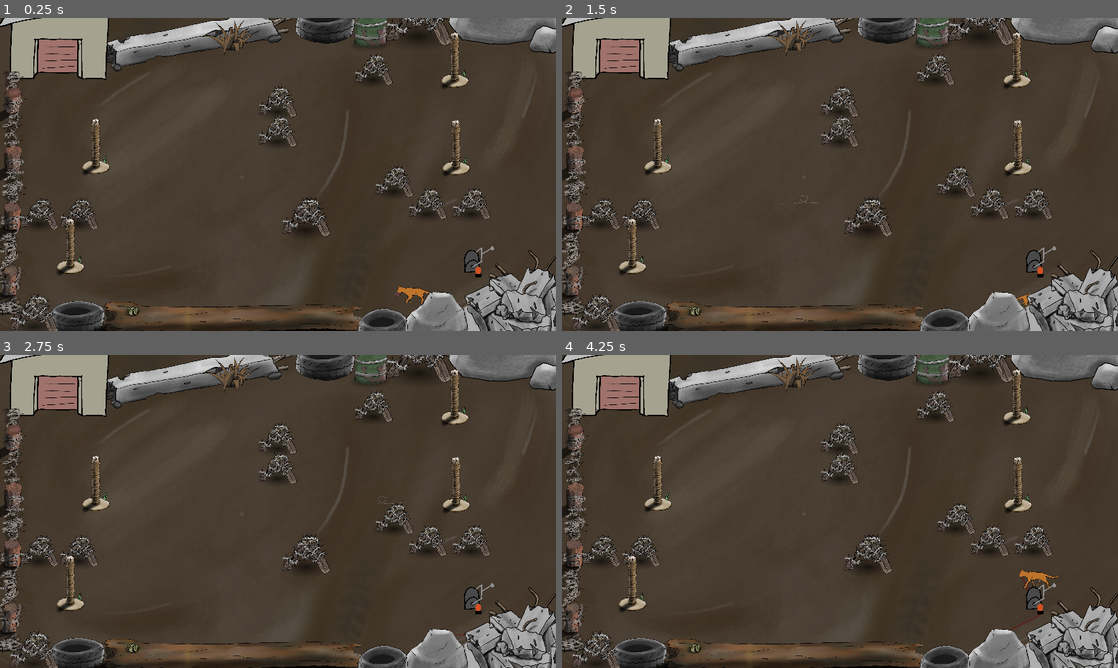
Above: before the commit, frames 1-4 (two rows, left to right).
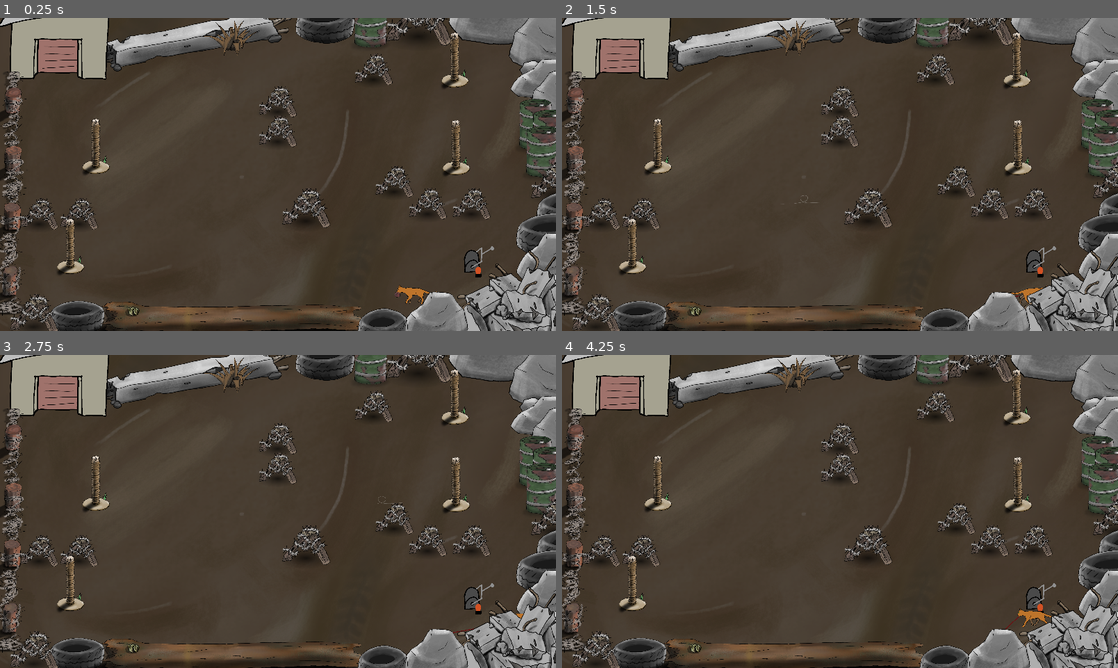
Above: after the commit, the same moments.

Repository: Flodurs/Godotwildjam63
Game: Godot game, scene res://szenen/Levels/level_3.tscn
Same seed, same stepped clock (60 frames per second), same inputs: the game is played once before the commit and once after it. This scene is started directly instead of the project's main scene.
Inputs:
- Up to frame 1 (0.25 s): no input
- Up to frame 2 (1.5 s): tap Enter at 0.5 s; hold D (mRight) 0.53-1.28 s; tap E (Interaktion) at 0.6, 1.35 s; hold S (mDown) from 1.28 s (still down)
- Up to frame 3 (2.75 s): release S (mDown) at 2.03 s; hold D (mRight) from 2.03 s (still down); tap E (Interaktion) at 2.1 s
- Up to frame 4 (4.25 s): tap Space at 2.75 s; release D (mRight) at 2.78 s; hold W (mUp) 2.78-3.53 s; tap E (Interaktion) at 2.85, 3.6 s; hold A (mLeft) from 3.53 s (still down)

The runs differ from the first frame. In frame 1, 4.4% of the frame differs, in the area x 50-100%, y 0-90%; in frame 2, 4.5%; in frame 3, 4.5%; in frame 4, 4.8%.

Commit message:
lellel trois

Diff:
--- a/szenen/Levels/level_3.tscn
+++ b/szenen/Levels/level_3.tscn
@@ -64,52 +64,92 @@
 [node name="LongConcrete" parent="Objects" index="9" instance=ExtResource("5_8gorb")]
 position = Vector2(-367, -747)
 
-[node name="Reifen" parent="Objects" index="10" instance=ExtResource("6_8yxf8")]
+[node name="LongConcrete2" parent="Objects" index="10" instance=ExtResource("5_8gorb")]
+position = Vector2(1624, 565)
+
+[node name="Reifen" parent="Objects" index="11" instance=ExtResource("6_8yxf8")]
 position = Vector2(252, -753)
 scale = Vector2(0.560002, 0.560002)
 
-[node name="Rock" parent="Objects" index="11" instance=ExtResource("7_nfqqg")]
+[node name="Rock" parent="Objects" index="12" instance=ExtResource("7_nfqqg")]
 position = Vector2(1264, -754)
 
-[node name="StaticBody2D" parent="Objects" index="12" instance=ExtResource("8_1wlac")]
+[node name="Rock3" parent="Objects" index="13" instance=ExtResource("7_nfqqg")]
+position = Vector2(1473, -582)
+scale = Vector2(-0.76, 0.64)
+
+[node name="Rock4" parent="Objects" index="14" instance=ExtResource("7_nfqqg")]
+position = Vector2(1436, -431)
+scale = Vector2(0.56, 0.4)
+
+[node name="Rock5" parent="Objects" index="15" instance=ExtResource("7_nfqqg")]
+position = Vector2(1557, -283)
+scale = Vector2(-0.700155, 0.606329)
+
+[node name="StaticBody2D" parent="Objects" index="16" instance=ExtResource("8_1wlac")]
 position = Vector2(491, -703)
 
-[node name="Spiked_barricade9" parent="Objects" index="13" instance=ExtResource("3_cm6be")]
+[node name="StaticBody2D2" parent="Objects" index="17" instance=ExtResource("8_1wlac")]
+position = Vector2(1366, -158)
+
+[node name="StaticBody2D3" parent="Objects" index="18" instance=ExtResource("8_1wlac")]
+position = Vector2(1437, -101)
+
+[node name="StaticBody2D4" parent="Objects" index="19" instance=ExtResource("8_1wlac")]
+position = Vector2(1403, -14)
+
+[node name="Spiked_barricade9" parent="Objects" index="20" instance=ExtResource("3_cm6be")]
 position = Vector2(750, -736)
 scale = Vector2(0.760001, 0.760001)
 
-[node name="stachelzaun" parent="Objects" index="14" instance=ExtResource("9_8dneq")]
+[node name="stachelzaun" parent="Objects" index="21" instance=ExtResource("9_8dneq")]
 position = Vector2(-1402, 105)
 scale = Vector2(0.435531, 0.435531)
 
-[node name="Spiked_barricade10" parent="Objects" index="15" instance=ExtResource("3_cm6be")]
+[node name="Spiked_barricade10" parent="Objects" index="22" instance=ExtResource("3_cm6be")]
 position = Vector2(-1295, 807)
 scale = Vector2(0.560001, 0.560001)
 
-[node name="Spiked_barricade11" parent="Objects" index="16" instance=ExtResource("3_cm6be")]
-position = Vector2(151, 292)
+[node name="Spiked_barricade11" parent="Objects" index="23" instance=ExtResource("3_cm6be")]
+position = Vector2(151, 245)
 scale = Vector2(0.560001, 0.560001)
 
-[node name="Baumstamm" parent="Objects" index="17" instance=ExtResource("10_x2eoi")]
+[node name="Spiked_barricade12" parent="Objects" index="24" instance=ExtResource("3_cm6be")]
+position = Vector2(1473, 104)
+scale = Vector2(0.560001, 0.560001)
+
+[node name="Baumstamm" parent="Objects" index="25" instance=ExtResource("10_x2eoi")]
 position = Vector2(-198, 817)
 rotation = -0.00781969
 scale = Vector2(0.52, 0.52)
 
-[node name="Reifen2" parent="Objects" index="18" instance=ExtResource("6_8yxf8")]
+[node name="Reifen2" parent="Objects" index="26" instance=ExtResource("6_8yxf8")]
 position = Vector2(-1066, 797)
 scale = Vector2(0.52, 0.52)
 
-[node name="ConcretePile" parent="Objects" index="19" instance=ExtResource("11_viv8q")]
+[node name="ConcretePile" parent="Objects" index="27" instance=ExtResource("11_viv8q")]
 position = Vector2(1255, 824)
 rotation = -0.00781969
 scale = Vector2(0.960299, 0.960299)
 
-[node name="Reifen3" parent="Objects" index="20" instance=ExtResource("6_8yxf8")]
+[node name="Reifen3" parent="Objects" index="28" instance=ExtResource("6_8yxf8")]
 position = Vector2(558, 879)
 scale = Vector2(0.47409, 0.692916)
 
-[node name="Rock2" parent="Objects" index="21" instance=ExtResource("7_nfqqg")]
+[node name="Reifen4" parent="Objects" index="29" instance=ExtResource("6_8yxf8")]
+position = Vector2(1564, 253)
+scale = Vector2(0.674089, 0.692916)
+
+[node name="Reifen5" parent="Objects" index="30" instance=ExtResource("6_8yxf8")]
+position = Vector2(1456, 374)
+scale = Vector2(0.674089, 0.692916)
+
+[node name="Rock2" parent="Objects" index="31" instance=ExtResource("7_nfqqg")]
 position = Vector2(841, 858)
+scale = Vector2(0.52, 0.52)
+
+[node name="Rock6" parent="Objects" index="32" instance=ExtResource("7_nfqqg")]
+position = Vector2(1453, 545)
 scale = Vector2(0.52, 0.52)
 
 [node name="Pillar" parent="Pillars" index="0" instance=ExtResource("4_imssc")]
--- a/szenen/objekte/door.tscn
+++ b/szenen/objekte/door.tscn
@@ -42,7 +42,7 @@
 shape = SubResource("RectangleShape2D_twq20")
 
 [node name="ForwardGate" parent="." instance=ExtResource("4_hqywx")]
-position = Vector2(-6, -4)
+position = Vector2(0, 33.5)
 rotation = 1.5708
 scale = Vector2(1.951, 1.951)
 
Not shown: 1 places in szenen/objekte/door.tscn that only renumber resources
